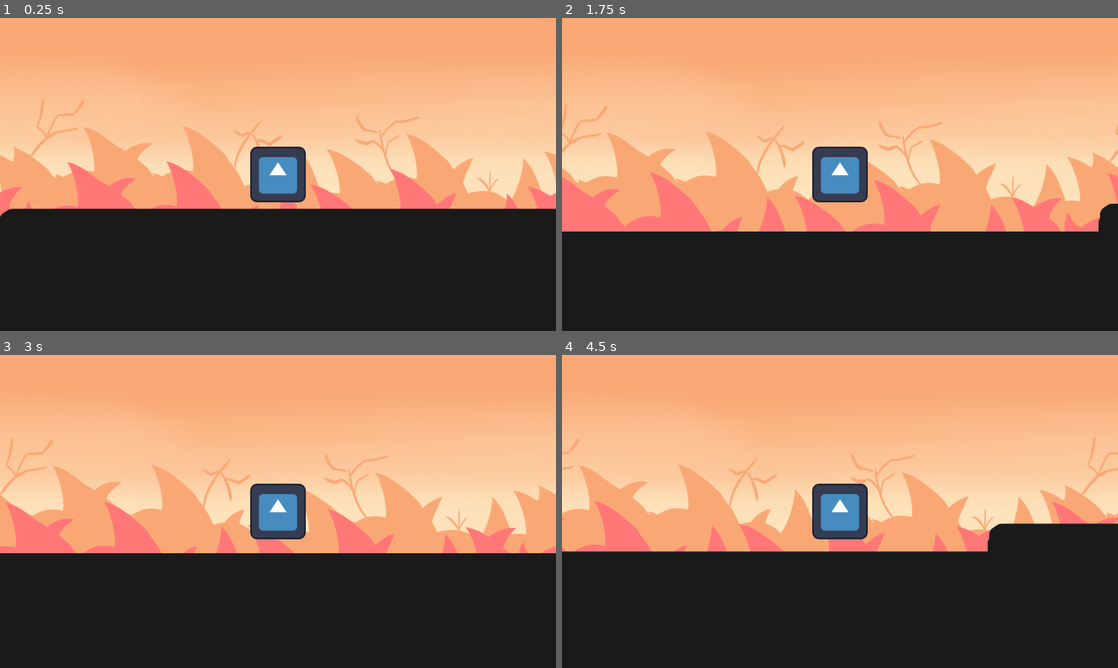
Above: before the commit, frames 1-4 (two rows, left to right).
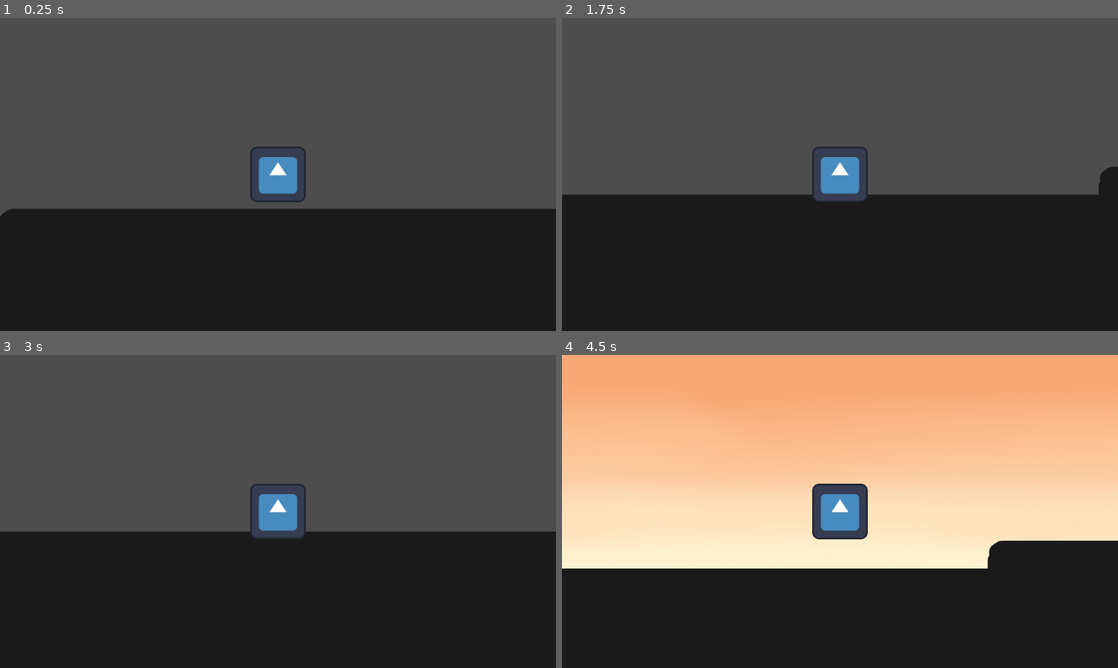
Above: after the commit, the same moments.

Repository: NicholasFlood2000/PirateSoftwareShadowAlchemy
Game: Godot game, scene res://Scenes/Levels/test/TestTest.tscn
Two runs of this game, one before a commit and one after it. Both use one fixed random seed, a clock stepped at 60 frames per second and the inputs below. This scene is started directly instead of the project's main scene. The engine's default icon, where the game draws it, is replaced by a stand-in: a white triangle on a blue panel in a dark square.
Inputs:
- Up to frame 1 (0.25 s): no input
- Up to frame 2 (1.75 s): tap Enter (ui_accept) at 0.5, 0.6, 1.55 s; hold Right (ui_right) from 0.53 s (still down); tap Space (Jump, bound only after the commit) at 0.77, 0.8, 1.07, 1.35, 1.52 s
- Up to frame 3 (3 s): tap Space (Jump, bound only after the commit) at 1.82, 2.3 s; release Right (ui_right) at 2.03 s; hold Left (ui_left) 2.03-2.78 s; tap Enter (ui_accept) at 2.1, 2.85 s; hold Right (ui_right) from 2.78 s (still down)
- Up to frame 4 (4.5 s): tap Space (Jump, bound only after the commit) at 3.02, 3.32, 3.6, 3.77, 4.07 s; tap ` (Debug, bound only after the commit) at 4.15 s; release Right (ui_right) at 4.28 s; hold Left (ui_left) from 4.28 s (still down); tap Enter (ui_accept) at 4.35 s

The runs differ from the first frame. In frame 1, 59% of the frame differs, in the area x 0-100%, y 0-64%; in frame 2, 66%, in the area x 0-100%, y 0-69%; in frame 3, 62%; in frame 4, 18%.

Commit message:
Changes Menu and Adds Level Script
Adds implementation to Play Game button and adds a Level script to manage the level which now has a function called toggle background to transition between backgrounds.

Diff:
--- a/Objects/player.tscn
+++ b/Objects/player.tscn
@@ -1,6 +1,6 @@
 [gd_scene load_steps=4 format=3 uid="uid://5eyjl134dorw"]
 
-[ext_resource type="Script" path="res://Scenes/Levels/Player.gd" id="1_wk67q"]
+[ext_resource type="Script" path="res://Scripts/Player.gd" id="1_wk67q"]
 [ext_resource type="Texture2D" uid="uid://cwexwhb0d5ido" path="res://icon.svg" id="2_r5o5i"]
 
 [sub_resource type="RectangleShape2D" id="RectangleShape2D_chcsq"]
--- a/Scenes/Levels/base_level.tscn
+++ b/Scenes/Levels/base_level.tscn
@@ -1,8 +1,9 @@
-[gd_scene load_steps=13 format=3 uid="uid://cinn1kp7a37h5"]
-
+[gd_scene load_steps=14 format=3 uid="uid://cinn1kp7a37h5"]
+
+[ext_resource type="Script" path="res://Scripts/Level.gd" id="1_kebkd"]
 [ext_resource type="Texture2D" uid="uid://b1g0kx7kwn8w0" path="res://Assets/Graphics/MoreTiles2.png" id="1_yvmax"]
 [ext_resource type="Texture2D" uid="uid://wyym0uc5vxhx" path="res://Assets/Graphics/FireParallax2.png" id="2_7yue0"]
-[ext_resource type="Script" path="res://Scenes/Levels/Camera.gd" id="2_xvrj2"]
+[ext_resource type="Script" path="res://Scripts/Camera.gd" id="2_xvrj2"]
 [ext_resource type="Texture2D" uid="uid://cne0jutjstal6" path="res://Assets/Graphics/FireParallax1.png" id="3_l7o2e"]
 [ext_resource type="Texture2D" uid="uid://vode1ke151a5" path="res://Assets/Graphics/FireBackground.png" id="3_x7jug"]
 [ext_resource type="Texture2D" uid="uid://0f4om11ea4jr" path="res://Assets/Graphics/WaterBackground.png" id="4_wy01d"]
@@ -187,11 +188,12 @@
 sources/3 = SubResource("TileSetAtlasSource_jhak0")
 
 [node name="BaseLevel" type="Node2D"]
+script = ExtResource("1_kebkd")
 
 [node name="FireBackground" type="ParallaxBackground" parent="."]
+
+[node name="FireBackground2" type="Sprite2D" parent="FireBackground"]
 visible = false
-
-[node name="FireBackground2" type="Sprite2D" parent="FireBackground"]
 texture = ExtResource("3_x7jug")
 centered = false
 
@@ -200,6 +202,7 @@
 motion_mirroring = Vector2(1280, 0)
 
 [node name="Sprite2D" type="Sprite2D" parent="FireBackground/ParallaxLayer2"]
+visible = false
 position = Vector2(0, 119)
 texture = ExtResource("2_7yue0")
 centered = false
@@ -209,13 +212,14 @@
 motion_mirroring = Vector2(1280, 0)
 
 [node name="Sprite2D" type="Sprite2D" parent="FireBackground/ParallaxLayer"]
+visible = false
 position = Vector2(0, 142)
 texture = ExtResource("3_l7o2e")
 centered = false
 
 [node name="WaterBackground" type="ParallaxBackground" parent="."]
 
-[node name="FireBackground2" type="Sprite2D" parent="WaterBackground"]
+[node name="WaterBackground2" type="Sprite2D" parent="WaterBackground"]
 texture = ExtResource("4_wy01d")
 centered = false
 
--- a/Scenes/Levels/test/TestTest.tscn
+++ b/Scenes/Levels/test/TestTest.tscn
@@ -3,9 +3,6 @@
 [ext_resource type="PackedScene" uid="uid://cinn1kp7a37h5" path="res://Scenes/Levels/base_level.tscn" id="1_wranl"]
 
 [node name="BaseLevel" instance=ExtResource("1_wranl")]
-
-[node name="FireBackground" parent="." index="0"]
-visible = true
 
 [node name="WaterBackground" parent="." index="1"]
 visible = false
--- a/Scenes/SettingsButtons.tscn
+++ b/Scenes/SettingsButtons.tscn
@@ -24,8 +24,8 @@
 layout_mode = 0
 offset_left = -12.0
 offset_top = -12.0
-offset_right = 410.0
-offset_bottom = 442.0
+offset_right = 415.0
+offset_bottom = 469.0
 color = Color(0.164706, 0.164706, 0.164706, 1)
 
 [node name="TitleLabel" type="Label" parent="Menu"]
--- /dev/null
+++ b/Scripts/Level.gd
@@ -0,0 +1,54 @@
+extends Node2D
+
+@onready var EarthBackgroundMain = $FireBackground
+@onready var EarthBackgroundBack = $FireBackground/FireBackground2
+@onready var EarthBackgroundMiddle = $FireBackground/ParallaxLayer2/Sprite2D
+@onready var EarthBackgroundFront = $FireBackground/ParallaxLayer/Sprite2D
+@onready var WaterBackgroundMain = $WaterBackground
+@onready var WaterBackgroundBack = $WaterBackground/WaterBackground2
+@onready var WaterBackgroundMiddle = $WaterBackground/ParallaxLayer2/Sprite2D
+@onready var WaterBackgroundFront = $WaterBackground/ParallaxLayer3/Sprite2D
+
+var LayerNum = -100
+var CurrentBackground = "Water"
+# Called when the node enters the scene tree for the first time.
+func _ready():
+	pass # Replace with function body.
+
+
+# Called every frame. 'delta' is the elapsed time since the previous frame.
+func _process(delta):
+	if(Input.is_action_just_pressed("Debug")):
+		print("Debug button pressed")
+		if(CurrentBackground == "Earth"):
+			toggleBackGround("Earth", "Water")
+		elif(CurrentBackground == "Water"):
+			toggleBackGround("Water", "Earth")
+
+func toggleBackGround(OldBackground, NewBackground):
+	if(OldBackground == "Earth"):
+		if(NewBackground == "Water"):
+			EarthBackgroundMain.layer = LayerNum
+			WaterBackgroundMain.layer = LayerNum-1
+			EarthBackgroundBack.visible = false
+			WaterBackgroundBack.visible = true
+			await get_tree().create_timer(1).timeout
+			EarthBackgroundMiddle.visible = false
+			WaterBackgroundMiddle.visible = true
+			await get_tree().create_timer(1).timeout
+			EarthBackgroundFront.visible = false
+			WaterBackgroundFront.visible = true
+			CurrentBackground = "Water"
+	elif(OldBackground == "Water"):
+		if(NewBackground == "Earth"):
+			WaterBackgroundMain.layer = LayerNum
+			EarthBackgroundMain.layer = LayerNum-1
+			WaterBackgroundBack.visible = false
+			EarthBackgroundBack.visible = true
+			await get_tree().create_timer(1).timeout
+			WaterBackgroundMiddle.visible = false
+			EarthBackgroundMiddle.visible = true
+			await get_tree().create_timer(1).timeout
+			WaterBackgroundFront.visible = false
+			EarthBackgroundFront.visible = true
+			CurrentBackground = "Earth"
--- a/Scripts/PlayGameButton.gd
+++ b/Scripts/PlayGameButton.gd
@@ -12,5 +12,5 @@
 
 
 func _on_pressed():
-	print("Game not Added Yet")
+	get_tree().change_scene_to_file("res://Scenes/Levels/base_level.tscn")
 	pass # Replace with function body.
--- a/Scenes/Levels/Player.gd
+++ b/Scripts/Player.gd
@@ -14,12 +14,12 @@
 		velocity.y += gravity * delta
 
 	# Handle jump.
-	if Input.is_action_just_pressed("ui_accept") and is_on_floor():
+	if Input.is_action_just_pressed("Jump") and is_on_floor():
 		velocity.y = JUMP_VELOCITY
 
 	# Get the input direction and handle the movement/deceleration.
 	# As good practice, you should replace UI actions with custom gameplay actions.
-	var direction = Input.get_axis("ui_left", "ui_right")
+	var direction = Input.get_axis("MoveLeft", "MoveRight")
 	if direction:
 		velocity.x = direction * SPEED
 	else:
--- a/project.godot
+++ b/project.godot
@@ -21,6 +21,31 @@
 window/size/viewport_height=720
 window/stretch/mode="viewport"
 
+[input]
+
+Debug={
+"deadzone": 0.5,
+"events": [Object(InputEventKey,"resource_local_to_scene":false,"resource_name":"","device":-1,"window_id":0,"alt_pressed":false,"shift_pressed":false,"ctrl_pressed":false,"meta_pressed":false,"pressed":false,"keycode":0,"physical_keycode":96,"key_label":0,"unicode":96,"echo":false,"script":null)
+]
+}
+MoveLeft={
+"deadzone": 0.5,
+"events": [Object(InputEventKey,"resource_local_to_scene":false,"resource_name":"","device":-1,"window_id":0,"alt_pressed":false,"shift_pressed":false,"ctrl_pressed":false,"meta_pressed":false,"pressed":false,"keycode":0,"physical_keycode":4194319,"key_label":0,"unicode":0,"echo":false,"script":null)
+, Object(InputEventKey,"resource_local_to_scene":false,"resource_name":"","device":-1,"window_id":0,"alt_pressed":false,"shift_pressed":false,"ctrl_pressed":false,"meta_pressed":false,"pressed":false,"keycode":0,"physical_keycode":65,"key_label":0,"unicode":97,"echo":false,"script":null)
+]
+}
+MoveRight={
+"deadzone": 0.5,
+"events": [Object(InputEventKey,"resource_local_to_scene":false,"resource_name":"","device":-1,"window_id":0,"alt_pressed":false,"shift_pressed":false,"ctrl_pressed":false,"meta_pressed":false,"pressed":false,"keycode":0,"physical_keycode":68,"key_label":0,"unicode":100,"echo":false,"script":null)
+, Object(InputEventKey,"resource_local_to_scene":false,"resource_name":"","device":-1,"window_id":0,"alt_pressed":false,"shift_pressed":false,"ctrl_pressed":false,"meta_pressed":false,"pressed":false,"keycode":0,"physical_keycode":4194321,"key_label":0,"unicode":0,"echo":false,"script":null)
+]
+}
+Jump={
+"deadzone": 0.5,
+"events": [Object(InputEventKey,"resource_local_to_scene":false,"resource_name":"","device":-1,"window_id":0,"alt_pressed":false,"shift_pressed":false,"ctrl_pressed":false,"meta_pressed":false,"pressed":false,"keycode":0,"physical_keycode":32,"key_label":0,"unicode":32,"echo":false,"script":null)
+]
+}
+
 [rendering]
 
 renderer/rendering_method="gl_compatibility"
Renamed: Scenes/Levels/Camera.gd -> Scripts/Camera.gd
